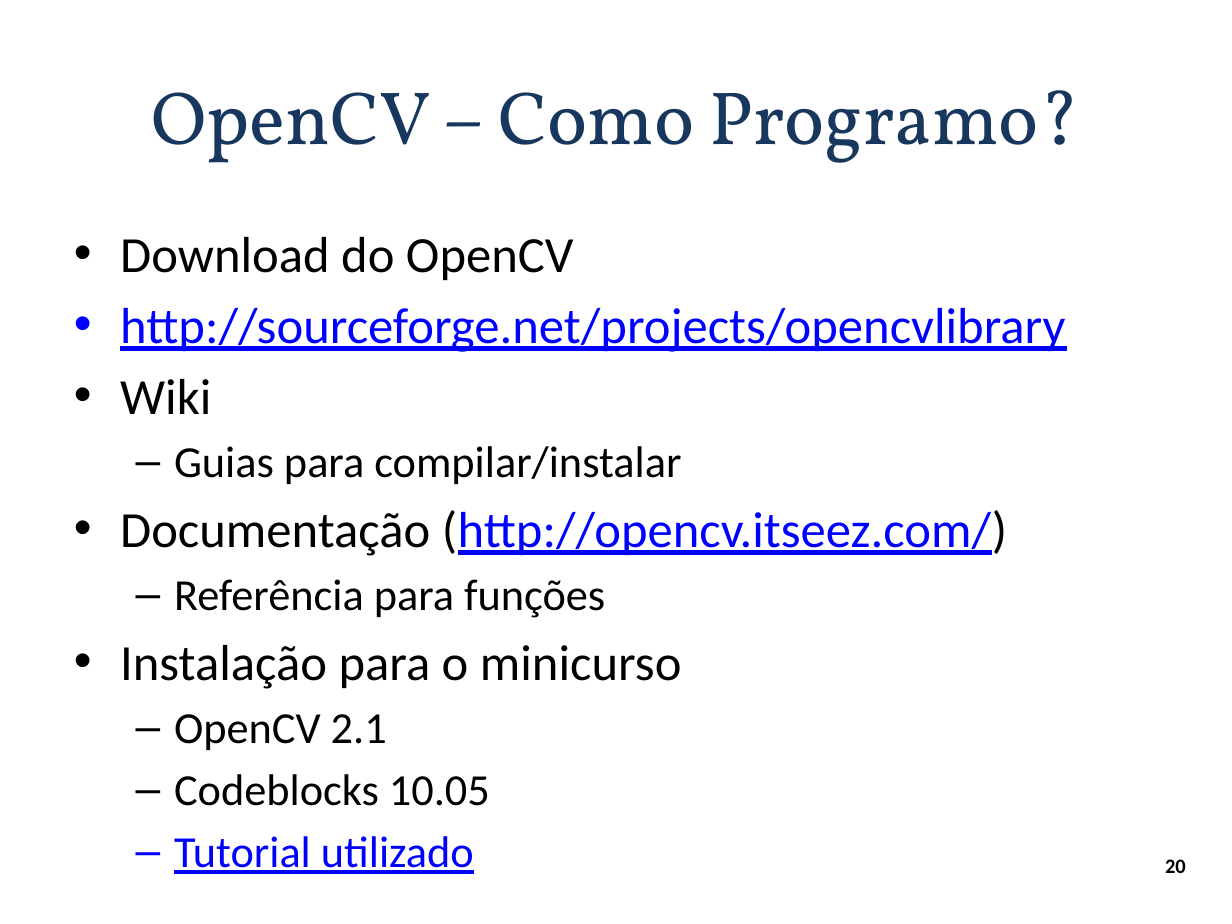
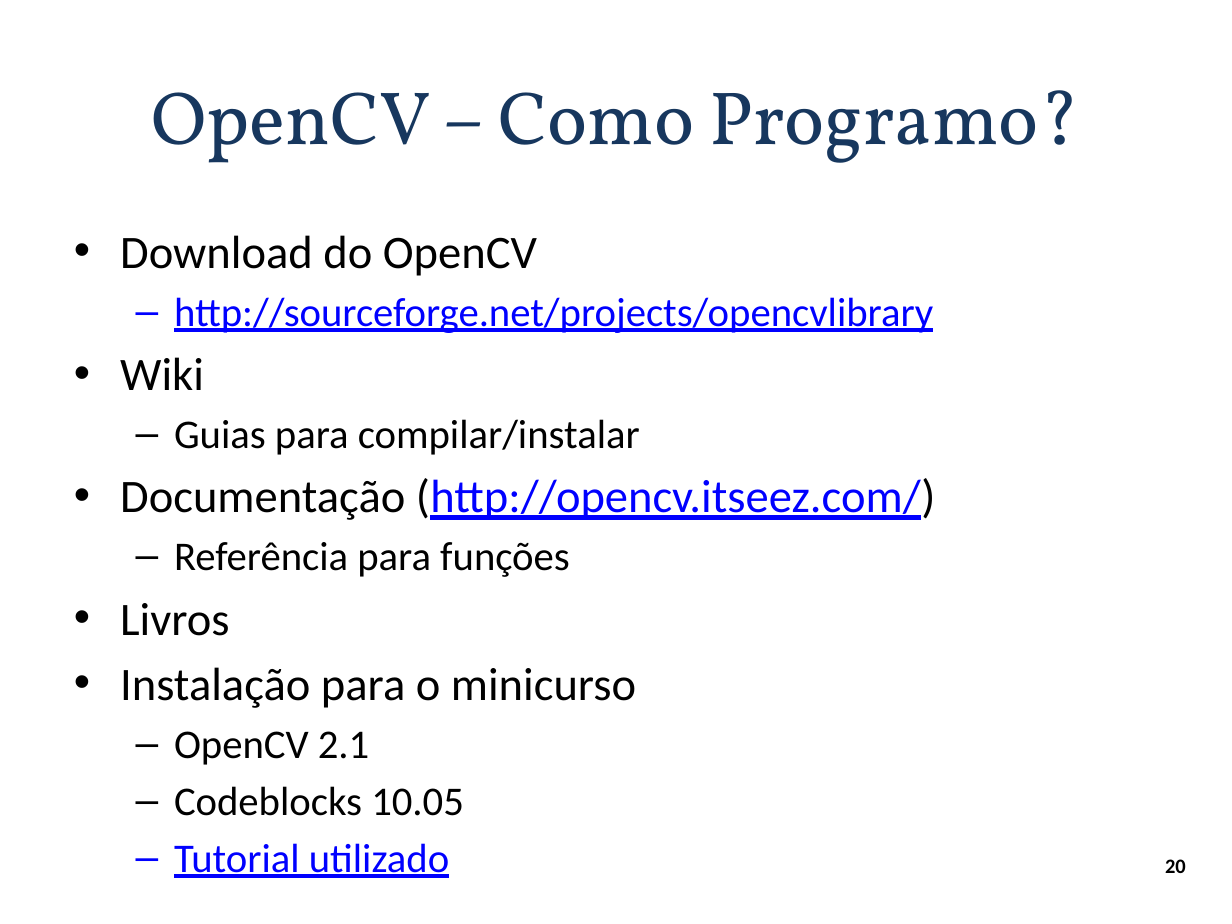
Before and after one commit to andrecurvello/tests-zingarelli, a slide deck: slide 20 of 1-Meus-Artigos/Minicurso-SemComp2011/minicurso-SemComp2011.pptx. Drawn at 1232x924 pixels with LibreOffice and Linux fonts; fonts in the diff are those of the drawing; background and template pictures are left out. Boxes give left, top, right and bottom in pixels: in the first picture for what was removed or moved away, otherwise in the second. Text is boxed around its words. In the diff, an @@ line names an element or a change of style, - is before the commit and + after.

```diff
--- a/1-Meus-Artigos/Minicurso-SemComp2011/minicurso-SemComp2011.pptx
+++ b/1-Meus-Artigos/Minicurso-SemComp2011/minicurso-SemComp2011.pptx
@@ text at bbox=[120, 235, 936, 816]: size 29.6 to 27.2 pt in "Download do OpenCV", "Wiki", "Documentação (http://opencv.itseez.com/)", "Instalação para o minicurso"; size 29.6 to 23.8 pt in "http://sourceforge.net/projects/opencvlibrary"; size 25.9 to 23.8 pt in "Guias para compilar/instalar", "Referência para funções", "OpenCV 2.1", "Codeblocks 10.05" and 1 more places; bullet • to –; list level 1 to 2 in "http://sourceforge.net/projects/opencvlibrary" @@
@@ text at bbox=[120, 603, 229, 636]: paragraph added @@
+• Livros
```
Also in this commit, not shown: 4 other slides changed, 12 slides added, 5 other files.
